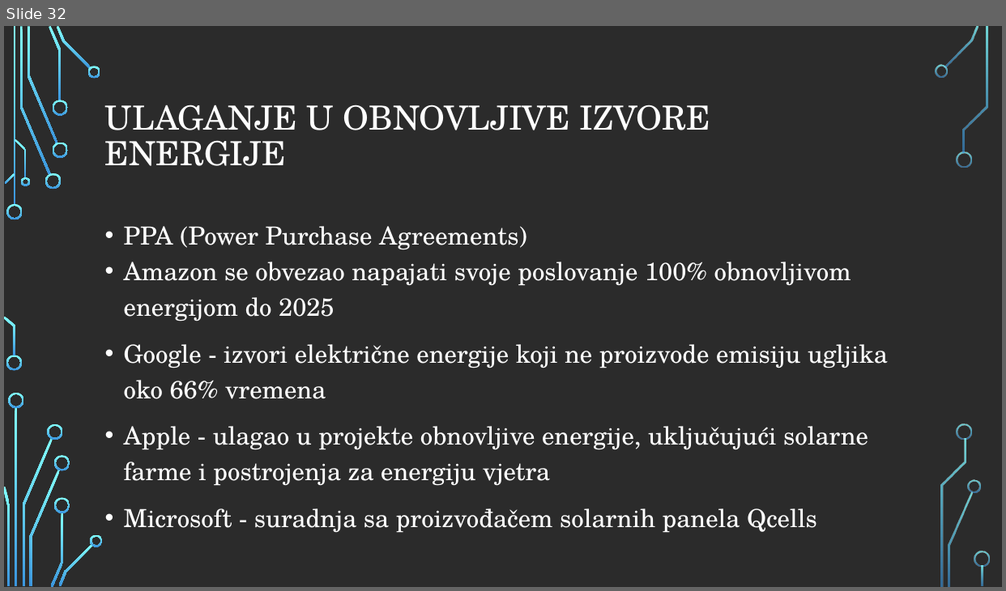
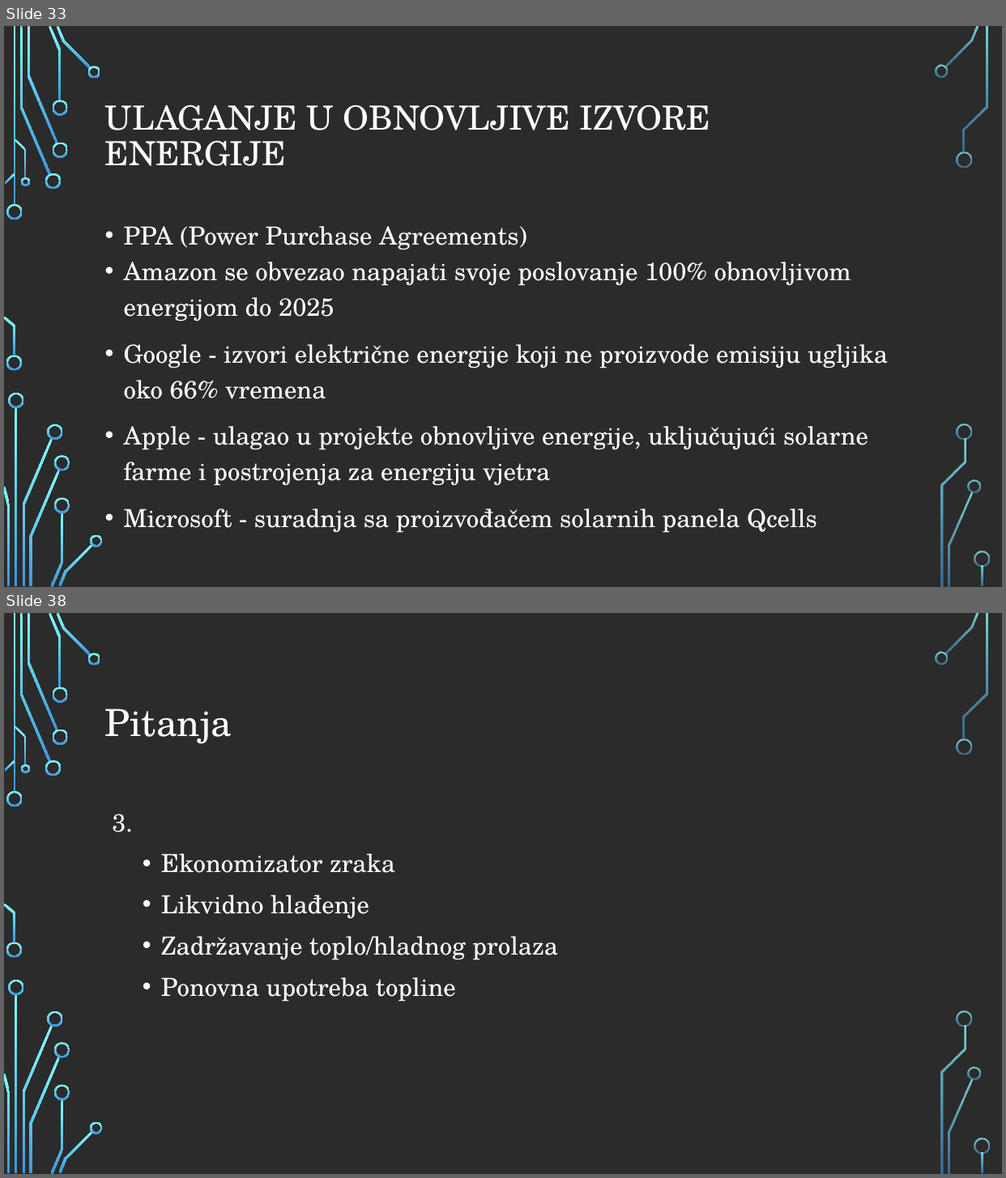
Before and after one commit to MatteoPlisic/Se, a slide deck: Green coding ppt (2).pptx. Shown one above the other, each under a label of ours: slide 32 before the commit, slides 33 and 38 after it; the slides between them are not shown. The pictures are 1006x591 and 1006x1178 pixels, drawn with LibreOffice and Linux fonts; fonts in the diff are those of the drawing; background and template pictures are left out; a plain dark background stands for a picture behind light text. Boxes give left, top, right and bottom in pixels: in the first picture for what was removed or moved away, otherwise in the second. Text is boxed around its words. In the diff, an @@ line names an element or a change of style, - is before the commit and + after.

```diff
--- a/Green coding ppt (2).pptx
+++ b/Green coding ppt (2).pptx
@@ slide 38 added at (4,613,1002,1174), background picture (left out); not listed: 36 template elements that a slide beside it also shows @@
@@ title added at (105,709,232,744), 36 pt, text #FFFFFF @@
+Pitanja
@@ text added at (112,814,558,1002), 24 pt, text #FFFFFF @@
+3.
+  • Ekonomizator zraka
+  • Likvidno hlađenje
+  • Zadržavanje toplo/hladnog prolaza
+  • Ponovna upotreba topline
@@ what was slide 32 is now slide 33 @@
```
Also in this commit, not shown: 4 slides changed, 5 other slides added.
